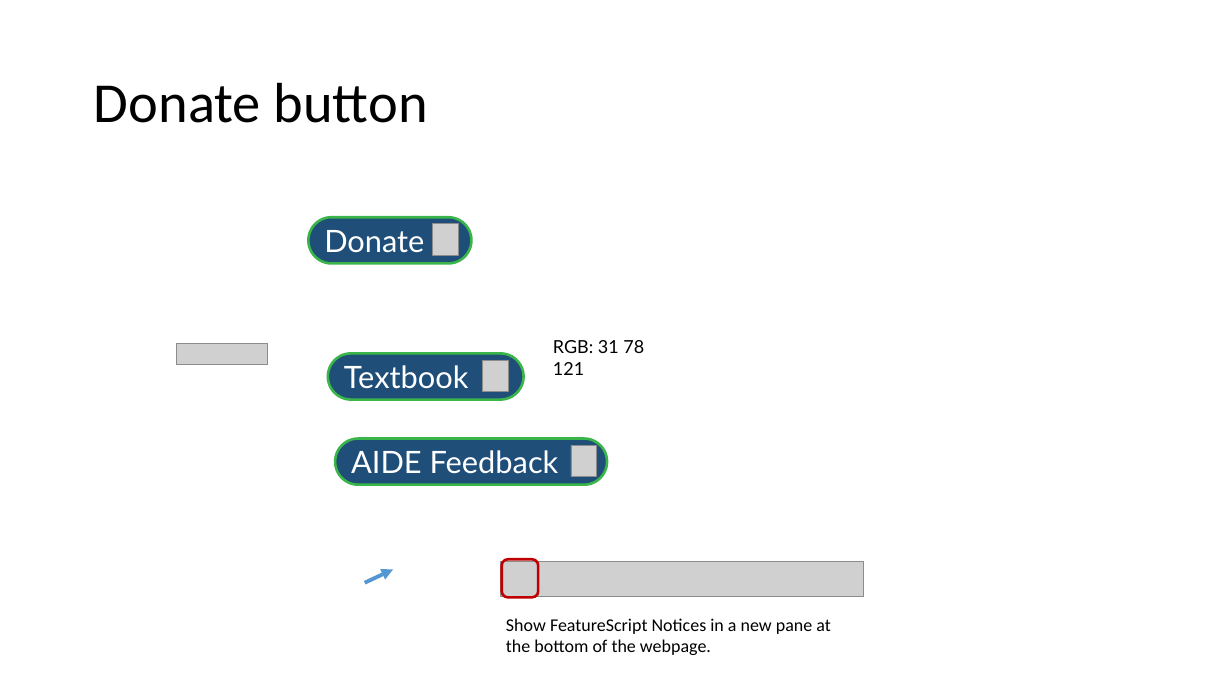
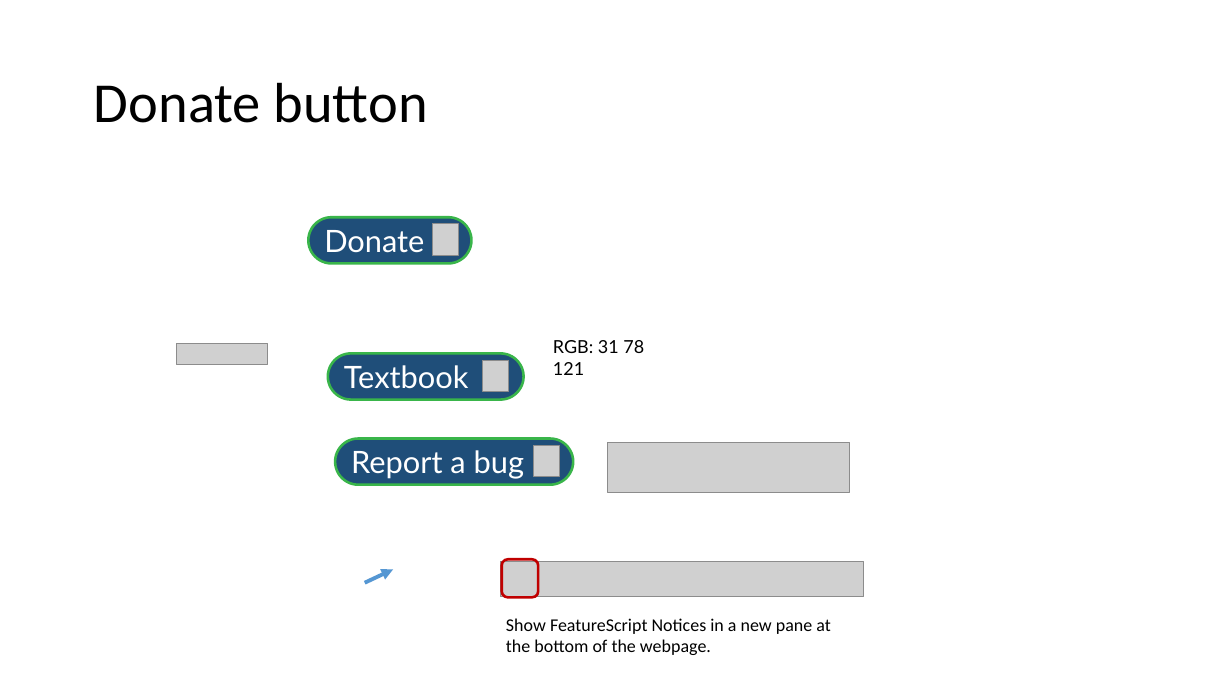
Before and after one commit to AguaClara/Textbook, a slide deck: slide 4 of AIDE/About/Images/PlantImagesAndButtons.pptx. Drawn at 1232x693 pixels with LibreOffice and Linux fonts; fonts in the diff are those of the drawing; grey boxes stand for pictures. Boxes give left, top, right and bottom in pixels: in the first picture for what was removed or moved away, otherwise in the second. Text is boxed around its words. In the diff, an @@ line names an element or a change of style, - is before the commit and + after.

```diff
--- a/AIDE/About/Images/PlantImagesAndButtons.pptx
+++ b/AIDE/About/Images/PlantImagesAndButtons.pptx
@@ rounded rectangle "Report a bug": place and size @@
-rounded rectangle "Report a bug" at <box>335,439,607,485</box>
+rounded rectangle "Report a bug" at <box>335,439,574,485</box>
@@ picture: place and size @@
-picture at <box>571,445,597,477</box>
+picture at <box>533,445,559,477</box>
@@ picture added at <box>608,443,850,493</box> @@
@@ text in rounded rectangle at <box>351,450,524,479</box>: text changed @@
-AIDE Feedback
+Report a bug
```
Also in this commit, not shown: 21 other files.
